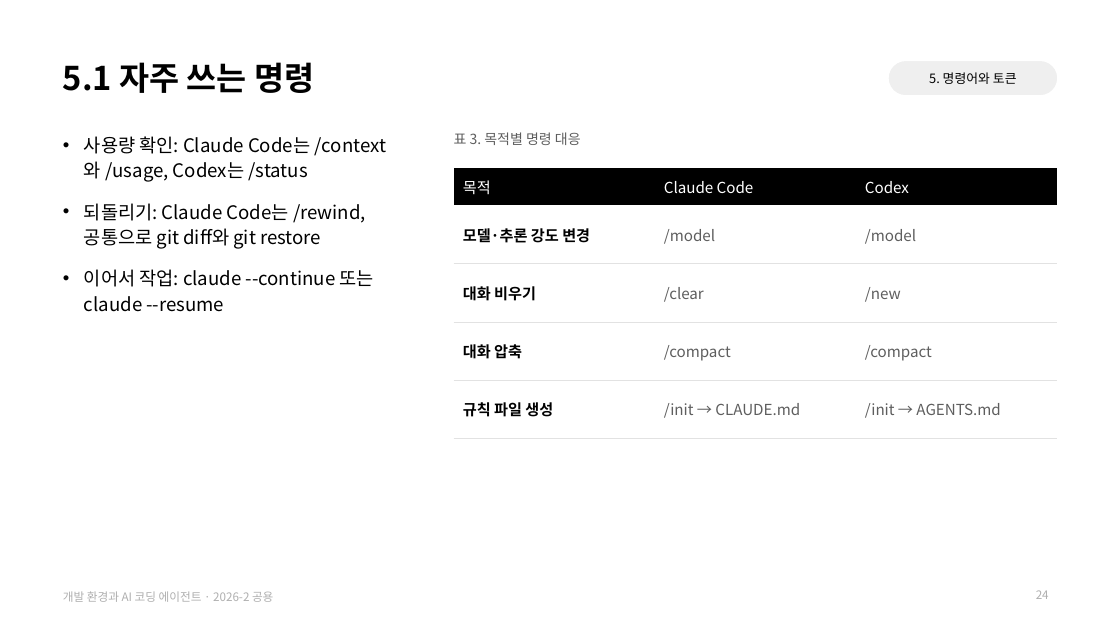
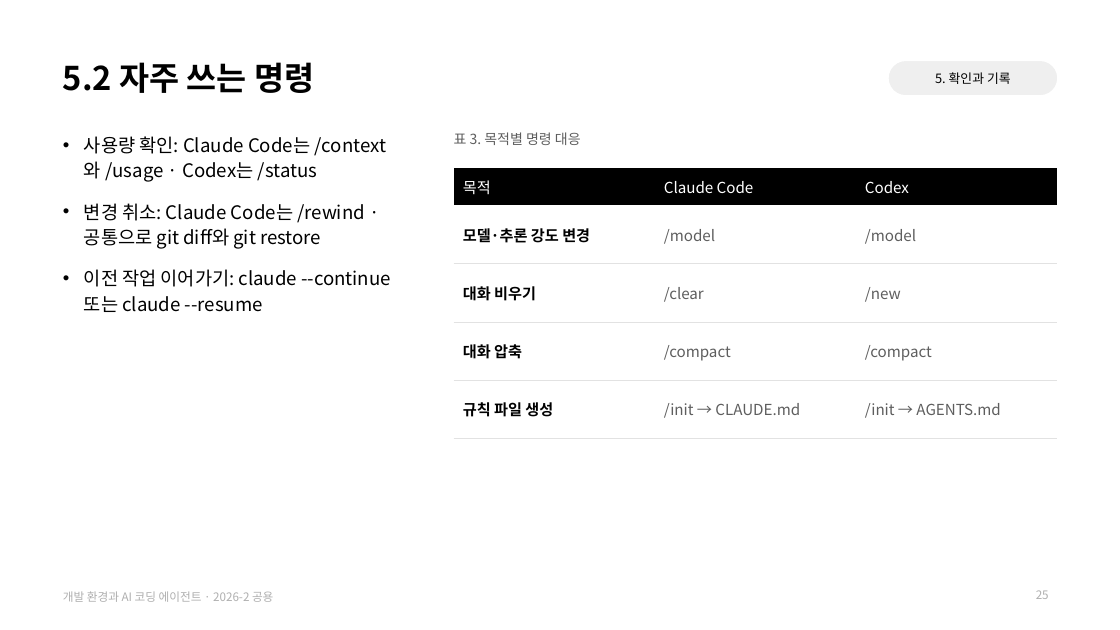
Before and after one commit to jihoyeo/smart-transport-logistics, a slide deck: slide 25 of slides/common/dev_env.pptx (slide 24 before the commit). Drawn at 1120x630 pixels with LibreOffice and Linux fonts; fonts in the diff are those of the drawing. Boxes give left, top, right and bottom in pixels: in the first picture for what was removed or moved away, otherwise in the second. Text is boxed around its words. In the diff, an @@ line names an element or a change of style, - is before the commit and + after.

```diff
--- a/slides/common/dev_env.pptx
+++ b/slides/common/dev_env.pptx
@@ title at <box>63,62,314,93</box>: text changed @@
-5.1 자주 쓰는 명령
+5.2 자주 쓰는 명령
@@ text at <box>935,72,1011,84</box>: text changed @@
-5. 명령어와 토큰
+5. 확인과 기록
@@ text at <box>84,136,391,312</box>: text changed @@
-• 사용량 확인: Claude Code는 /context와 /usage, Codex는 /status
-• 되돌리기: Claude Code는 /rewind, 공통으로 git diff와 git restore
-• 이어서 작업: claude --continue 또는 claude --resume
+• 사용량 확인: Claude Code는 /context와 /usage · Codex는 /status
+• 변경 취소: Claude Code는 /rewind · 공통으로 git diff와 git restore
+• 이전 작업 이어가기: claude --continue 또는 claude --resume
@@ page number at <box>1036,590,1049,599</box>: text changed @@
-24
+25
```
Also in this commit, not shown: 32 other slides changed, 9 other files.
